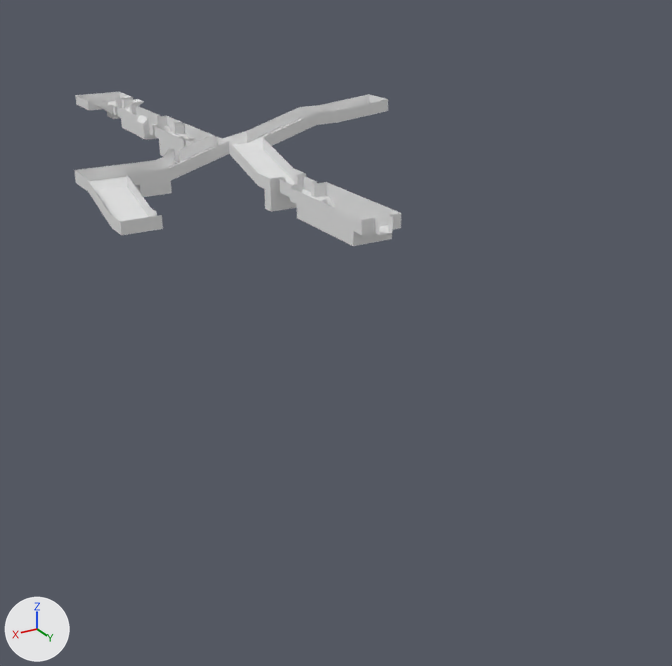
The FBX model Assets/Models/PuzzleGame_Levels.fbx, before and after one commit.
The view is the same before and after, from a camera (50 mm lens) standing at (63.9, 205.2, 35.0) and looking at (-5.2, 90.1, -22.5). Arrows for +X, +Y and +Z are at lower left; the lights stay in place. Vertices at the same position are counted once.

The older version as bpy lines, for what is in view:
```python
me_plane = bpy.data.meshes.new('Plane')
me_plane.from_pydata(...)  # 491 vertices, 417 faces; spans x -27.0..26.0, y -5.0..111.0, z -3.0..9.0
ob_plane = bpy.data.objects.new('Plane', me_plane)
ob_plane.location = (0.0, 0.0, 0.0)
```
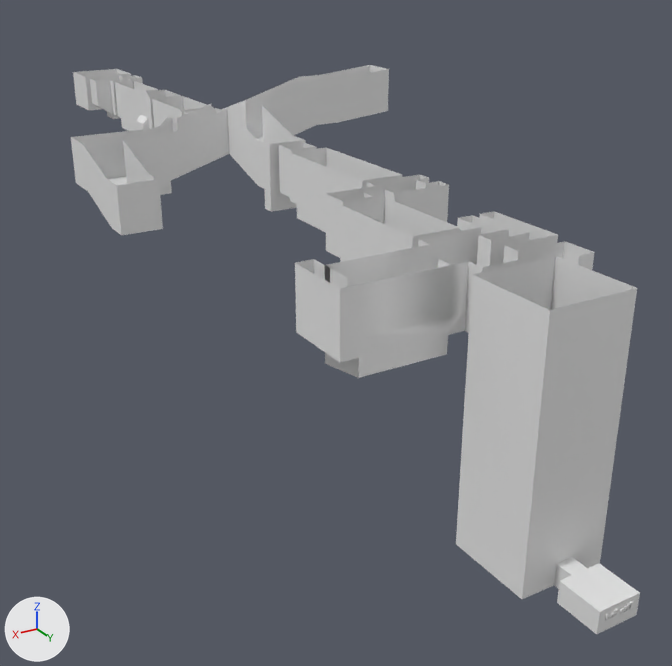
Edits to the scene script, one JSON object a line:
```json
{"block": "me_plane", "where": "# used by ob_plane; location = (0.0, 0.0, 0.0)"}
{"op": "remove", "block": "me_plane", "code": "me_plane.from_pydata(...)  # 491 vertices, 417 faces; spans x -27.0..26.0, y -5.0..111.0, z -3.0..9.0"}
{"op": "add", "block": "me_plane", "code": "me_plane.from_pydata(...)  # 2301 vertices, 2483 faces; spans x -27.0..26.0, y -5.0..161.1, z -22.0..14.0"}
{"block": "me_plane", "change": "me_plane part 1: 566 vertices added at x -27.0..26.0, y -5.0..161.0, z -22.0..14.0"}
```

What differs and where, as boxes [x1, y1, x2, y2] in the pictures (672 x 666 px):
```json
{"object": "Plane", "change": "reshaped", "before": [74, 92, 401, 246], "after": [71, 65, 640, 634], "on screen": "74% wider, 268% taller"}
{"part": 1, "of": "me_plane", "change": "added", "after": [71, 65, 640, 634]}
```
